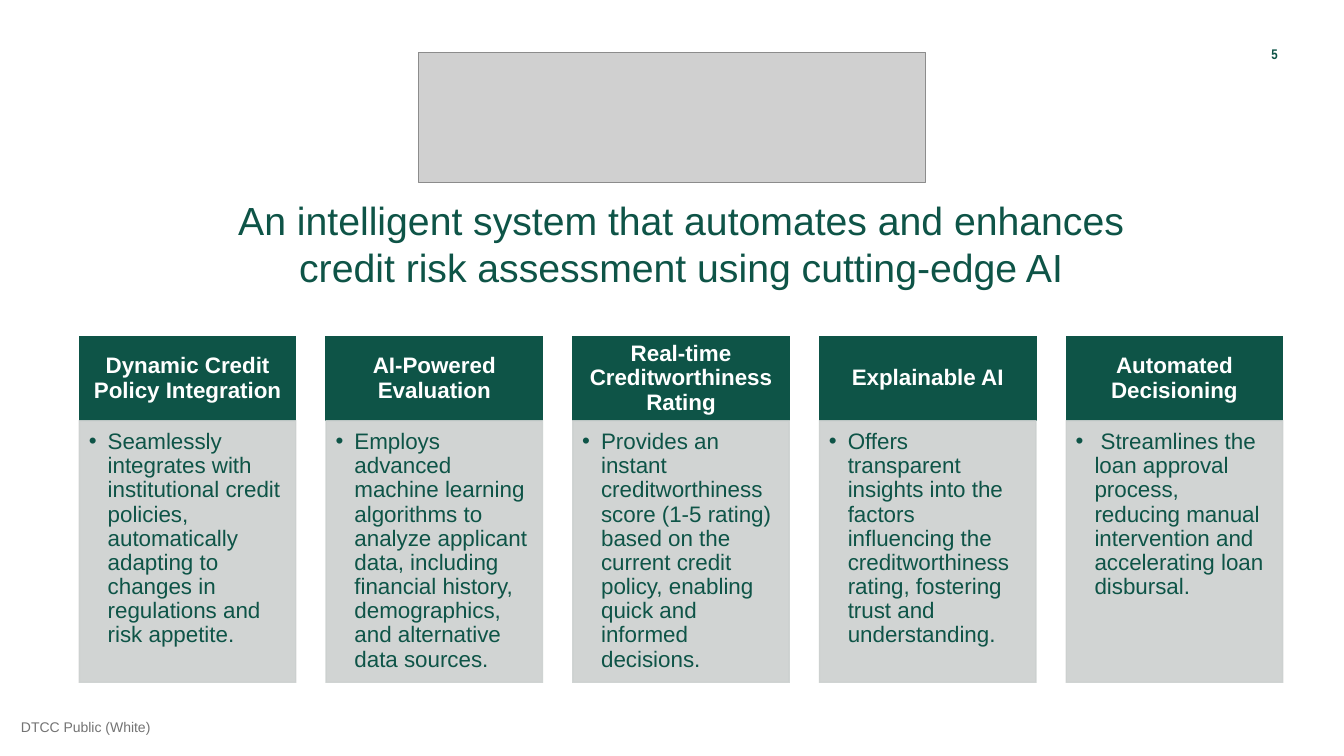
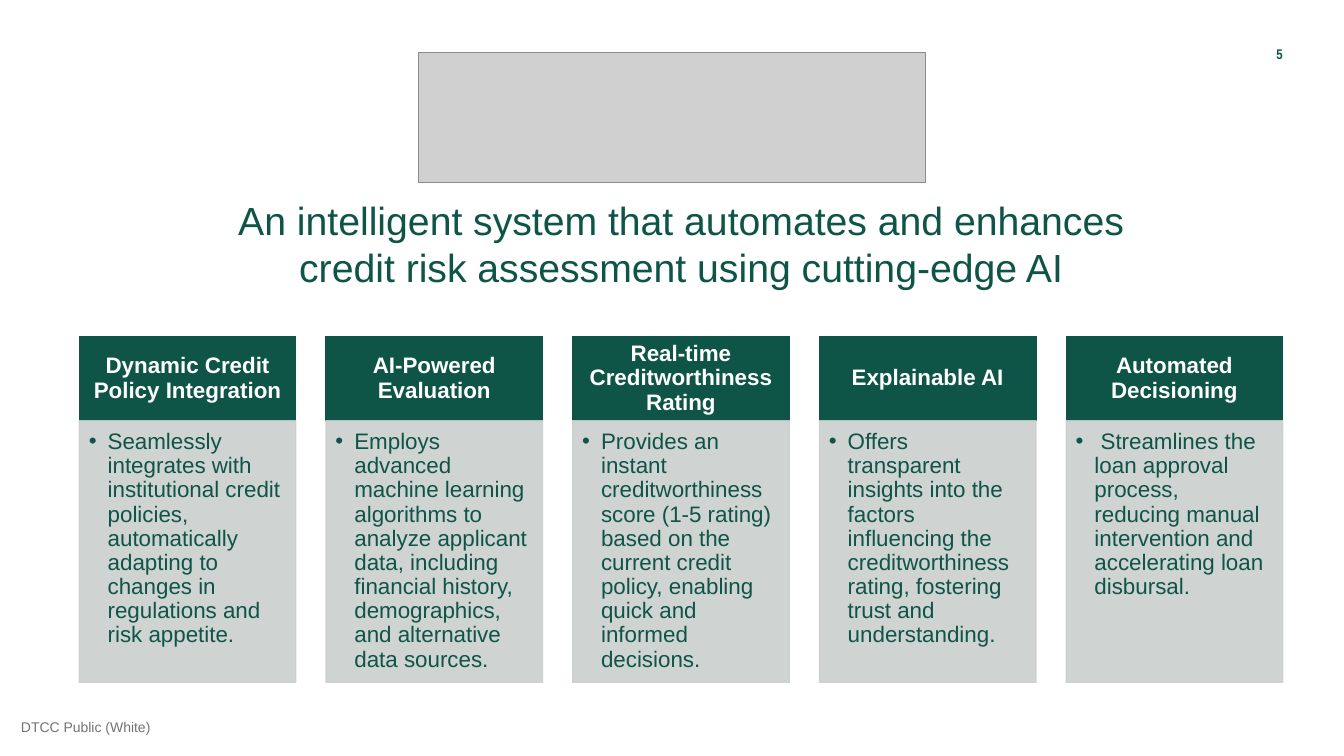
Before and after one commit to finos-labs/dtcch-2025-broadridge-aws, a slide deck: slide 5 of deck/BR-AWS_DTCC AI Hackathon.pptx. Drawn at 1344x756 pixels with LibreOffice and Linux fonts; fonts in the diff are those of the drawing; grey boxes stand for pictures. Boxes give left, top, right and bottom in pixels: in the first picture for what was removed or moved away, otherwise in the second. Text is boxed around its words. In the diff, an @@ line names an element or a change of style, - is before the commit and + after.

```diff
--- a/deck/BR-AWS_DTCC AI Hackathon.pptx
+++ b/deck/BR-AWS_DTCC AI Hackathon.pptx
@@ page number removed at [1271, 49, 1277, 59] @@
-  5
@@ page number added at [1276, 49, 1282, 59], 10 pt, text #0E5447, bold @@
+  5
```
Also in this commit, not shown: 9 other slides changed, 2 slides added.
